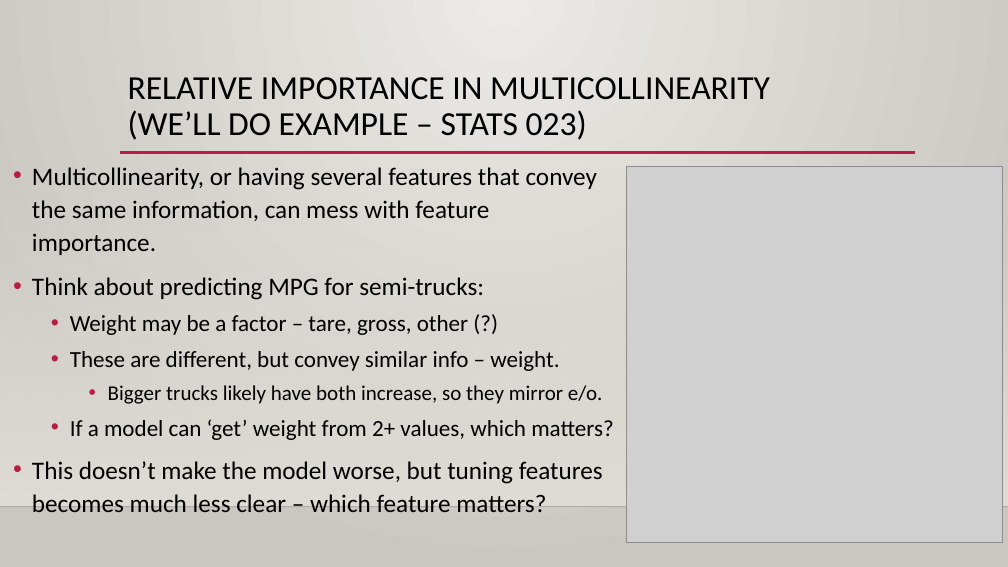
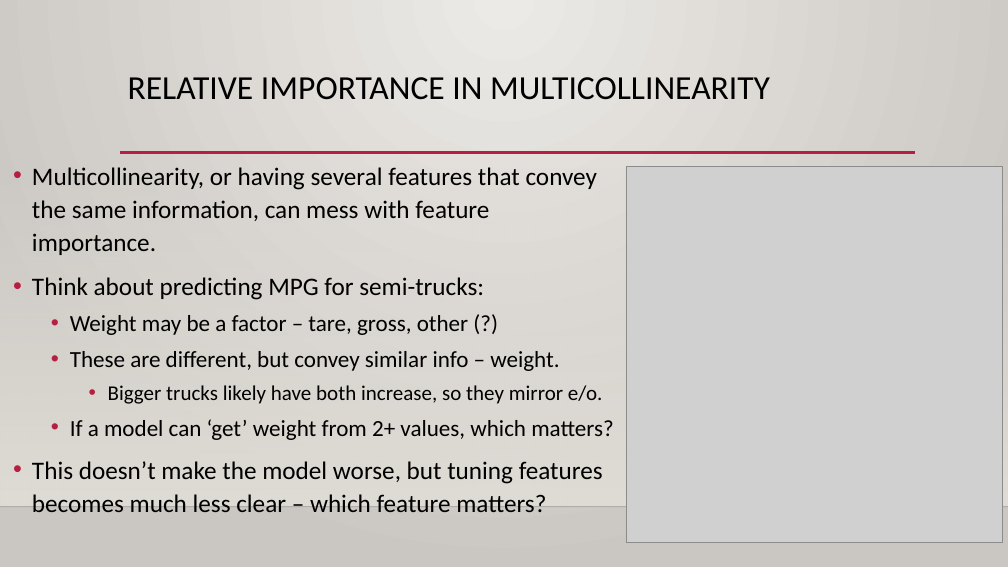
Before and after one commit to AkeemSemperDataScience/Intro_to_Machine_Learning_Students, a slide deck: slide 14 of reference_content/Slides/009_Feature_Selection.pptx (slide 12 before the commit). Drawn at 1008x567 pixels with LibreOffice and Linux fonts; fonts in the diff are those of the drawing; grey boxes stand for pictures; background and template pictures are left out. Boxes give left, top, right and bottom in pixels: in the first picture for what was removed or moved away, otherwise in the second. Text is boxed around its words. In the diff, an @@ line names an element or a change of style, - is before the commit and + after.

```diff
--- a/reference_content/Slides/009_Feature_Selection.pptx
+++ b/reference_content/Slides/009_Feature_Selection.pptx
@@ title at (128,77,770,100): text changed @@
-RELATIVE IMPORTANCE IN MULTICOLLINEARITY
-(WE’LL DO EXAMPLE – STATS 023)
+RELATIVE IMPORTANCE IN MULTICOLLINEARITY
```
Also in this commit, not shown: 1 other slide changed, 5 slides added, 4 other files.
